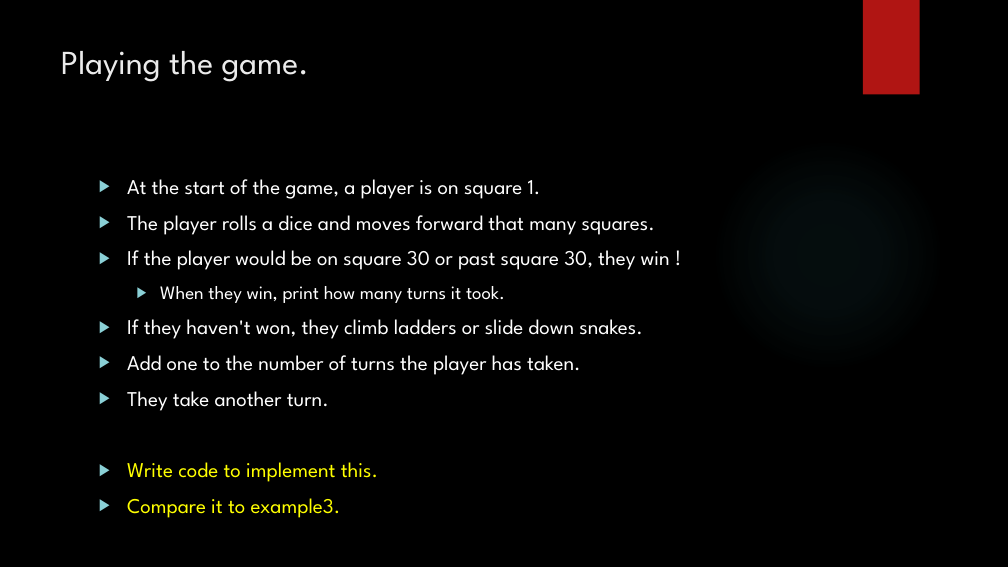
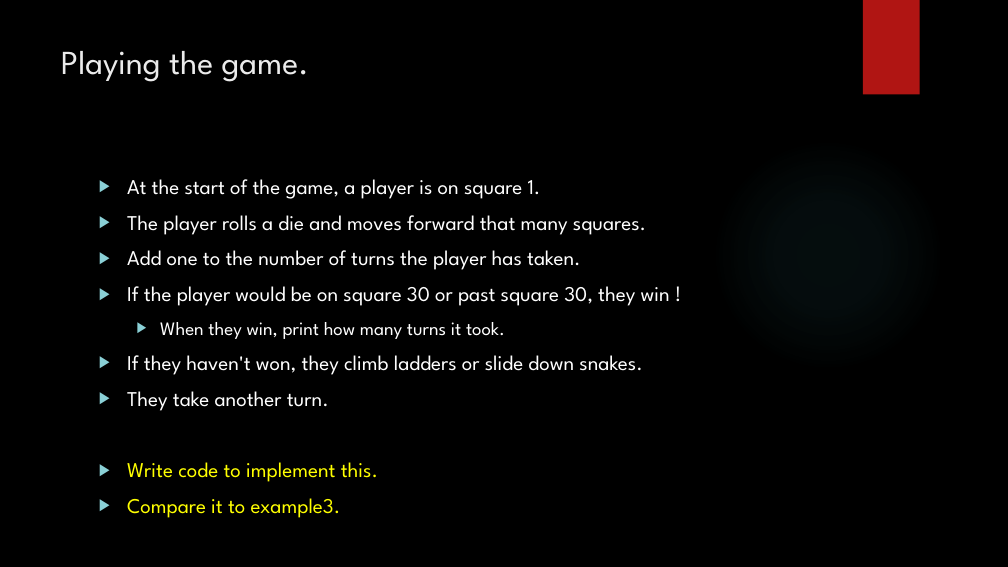
Before and after one commit to davidgroves/DGM_Tutorials, a slide deck: slide 11 of week9/week9.pptx. Drawn at 1008x567 pixels with LibreOffice and Linux fonts; fonts in the diff are those of the drawing; background and template pictures are left out. Boxes give left, top, right and bottom in pixels: in the first picture for what was removed or moved away, otherwise in the second. Text is boxed around its words. In the diff, an @@ line names an element or a change of style, - is before the commit and + after.

Commit message:
edited sequence on slide 11

```diff
--- a/week9/week9.pptx
+++ b/week9/week9.pptx
@@ text at (127,215,646,270): text changed @@
-▶ The player rolls a dice and moves forward that many squares.
+▶ The player rolls a die and moves forward that many squares.
+▶ Add one to the number of turns the player has taken.
@@ text at (127,355,581,375): paragraph removed @@
-▶ Add one to the number of turns the player has taken.
```
Also in this commit, not shown: 1 other slide changed, 1 other file.
